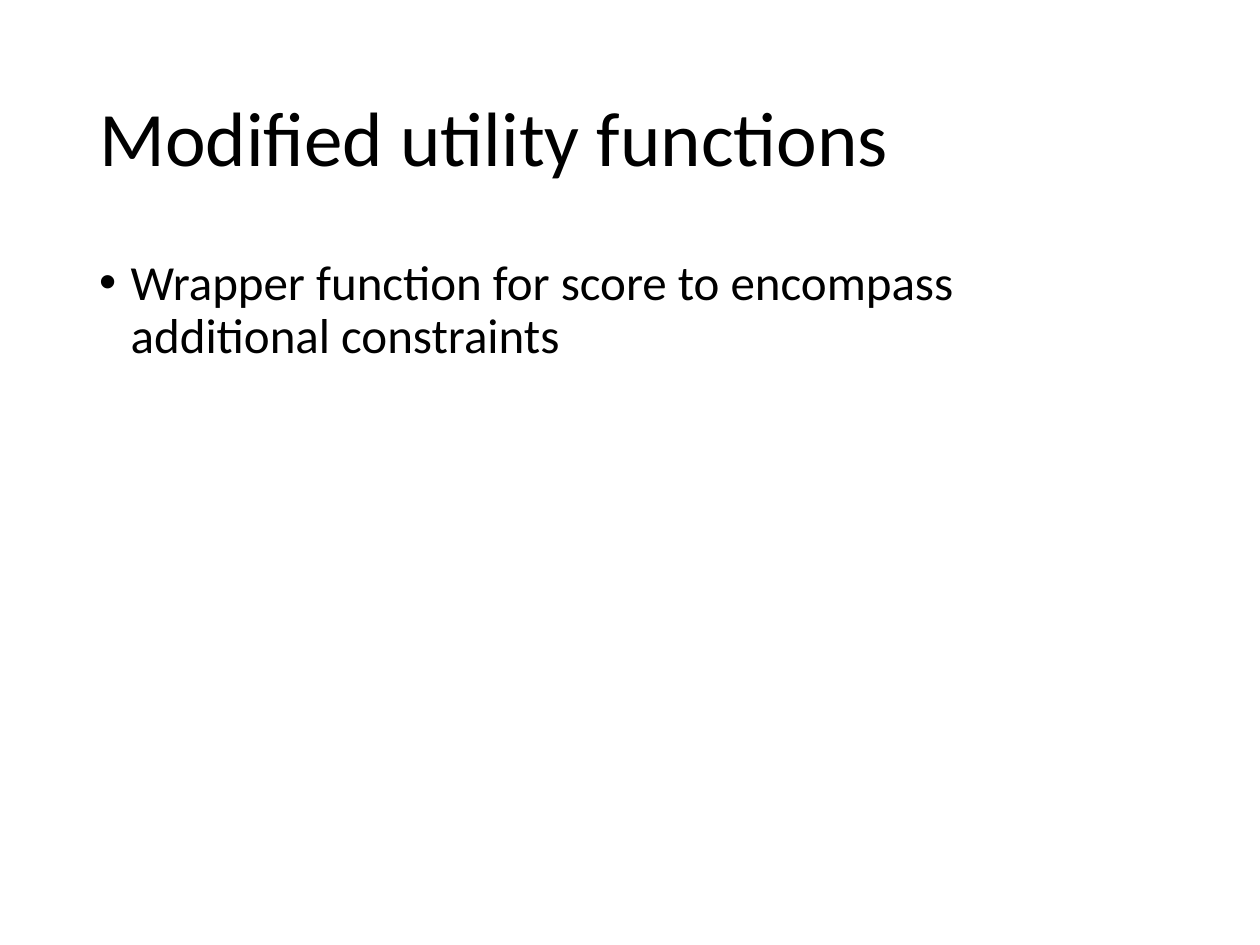
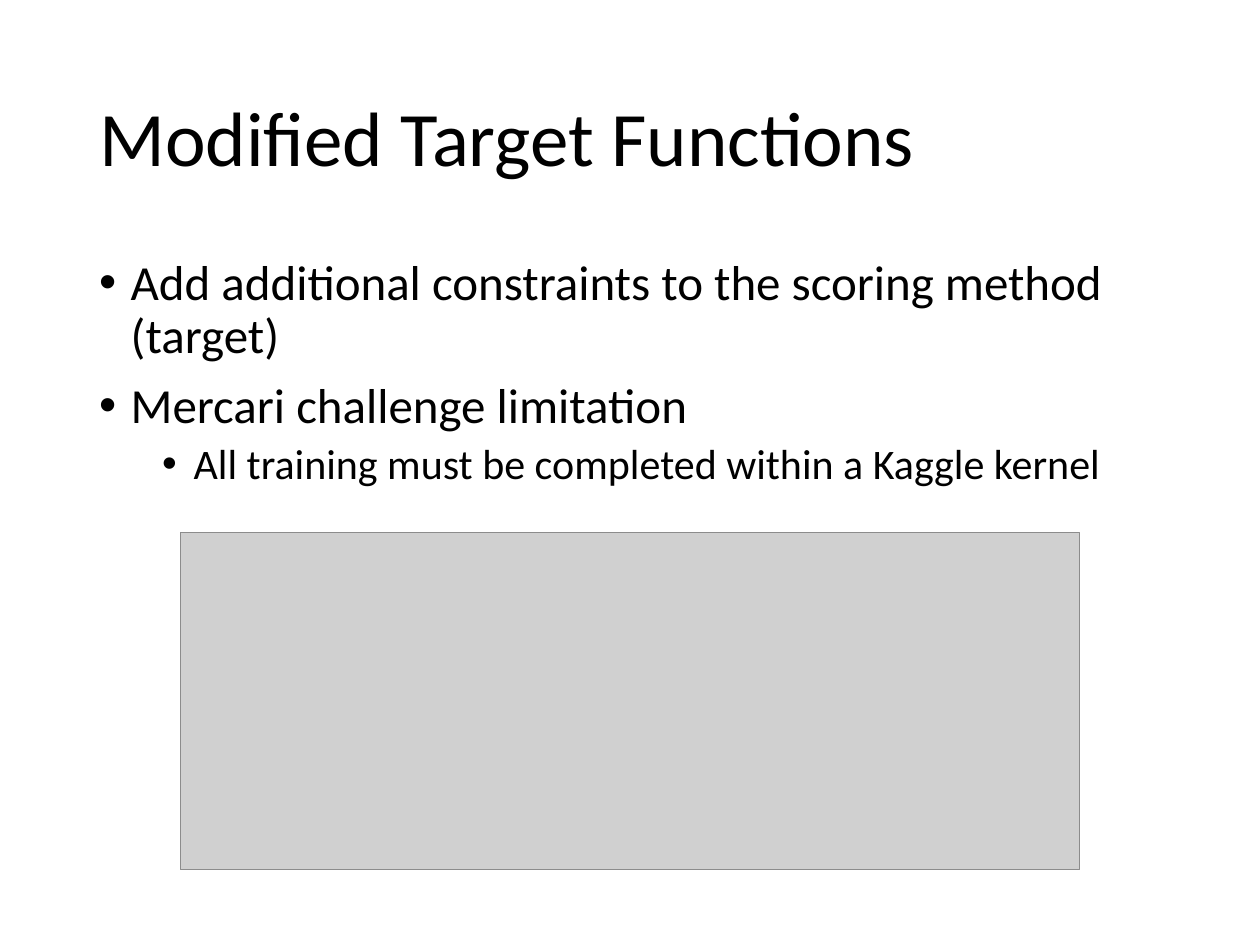
Before and after one commit to jkingphd/practical_bayes_opt, a slide deck: slide 26 of Data_science_nashville_jkk.pptx (slide 22 before the commit). Drawn at 1260x945 pixels with LibreOffice and Linux fonts; fonts in the diff are those of the drawing; grey boxes stand for pictures. Boxes give left, top, right and bottom in pixels: in the first picture for what was removed or moved away, otherwise in the second. Text is boxed around its words. In the diff, an @@ line names an element or a change of style, - is before the commit and + after.

Commit message:
Added scaling notebook and new images for Powerpoint. Also updated to PPT.

```diff
--- a/Data_science_nashville_jkk.pptx
+++ b/Data_science_nashville_jkk.pptx
@@ title at (99, 112, 914, 180): text changed @@
-Modified utility functions
+Modified Target Functions
@@ text at (131, 266, 1102, 487): text changed @@
-• Wrapper function for score to encompass additional constraints
+• Add additional constraints to the scoring method (target)
+• Mercari challenge limitation
+  • All training must be completed within a Kaggle kernel
@@ picture added at (180, 533, 1080, 871) @@
```
Also in this commit, not shown: 3 other slides changed, 6 slides added, 1 slide removed, 9 other files.
